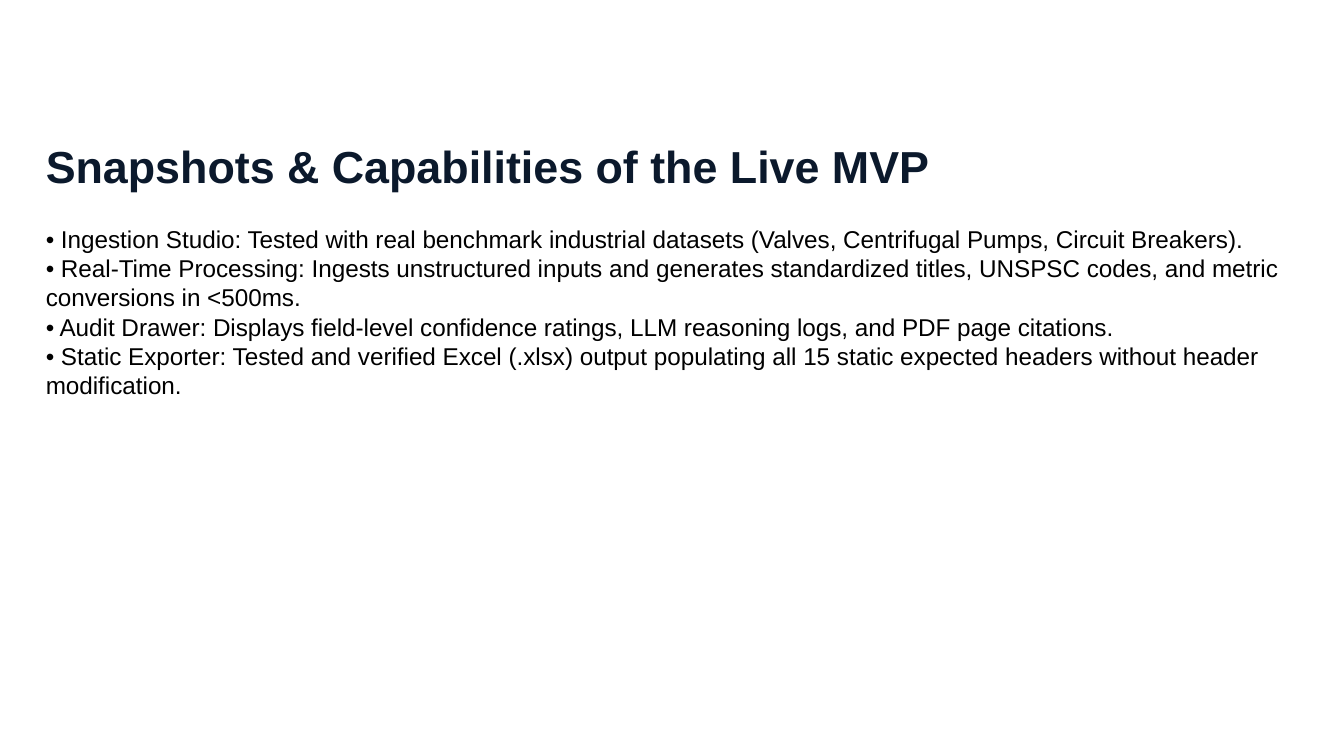
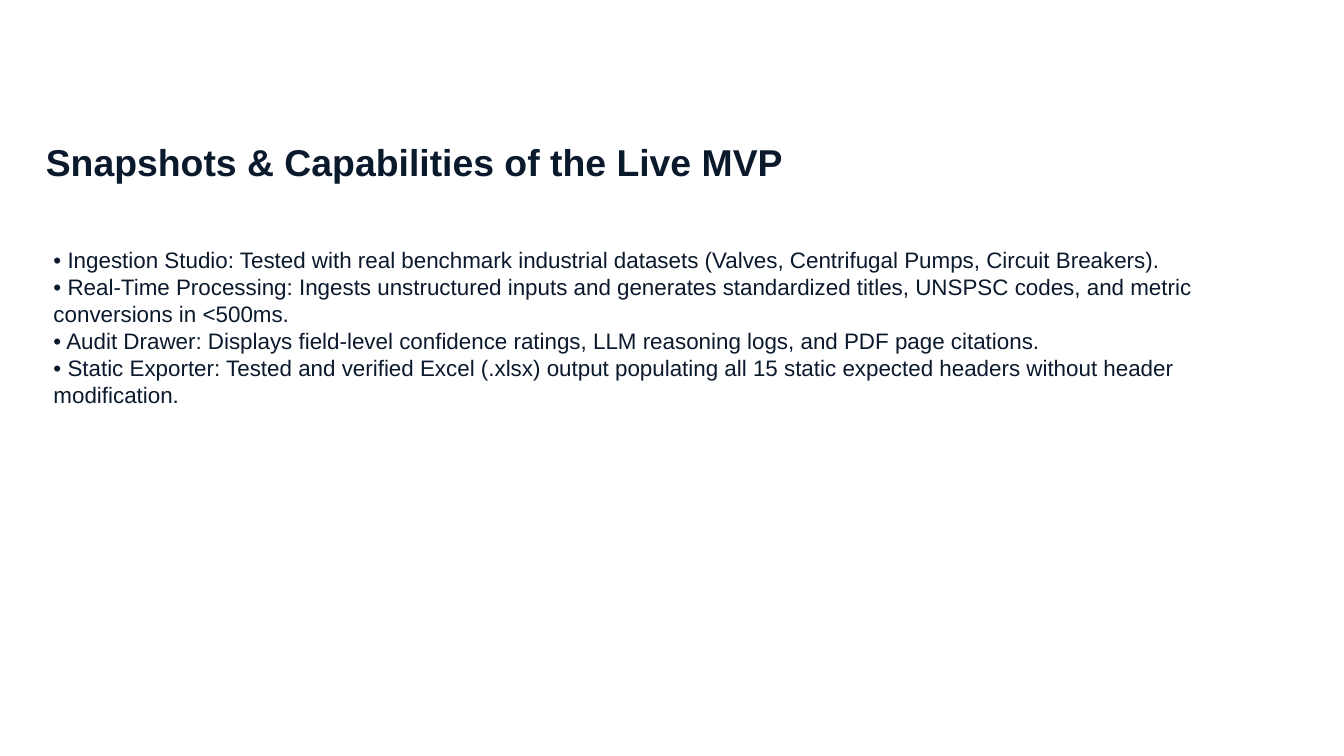
Before and after one commit to aksharsakhi/ProductLens-AI, a slide deck: slide 12 of [EXT] UniHack-Protoype Template .pptx. Drawn at 1344x756 pixels with LibreOffice and Linux fonts; fonts in the diff are those of the drawing; background and template pictures are left out. Boxes give left, top, right and bottom in pixels: in the first picture for what was removed or moved away, otherwise in the second. Text is boxed around its words. In the diff, an @@ line names an element or a change of style, - is before the commit and + after.

Commit message:
fix: slide text overlapping and layout formatting

```diff
--- a/[EXT] UniHack-Protoype Template .pptx
+++ b/[EXT] UniHack-Protoype Template .pptx
@@ text "Snapshots & Capabilities of the ..." at (46,149,783,184): size 24 to 20 pt @@
@@ text at (46,230,1278,395): paragraphs removed @@
-• Ingestion Studio: Tested with real benchmark industrial datasets (Valves, Centrifugal Pumps, Circuit Breakers).
-• Real-Time Processing: Ingests unstructured inputs and generates standardized titles, UNSPSC codes, and metric conversions in <500ms.
-• Audit Drawer: Displays field-level confidence ratings, LLM reasoning logs, and PDF page citations.
-• Static Exporter: Tested and verified Excel (.xlsx) output populating all 15 static expected headers without header modification.
@@ text added at (53,251,1191,404), 12 pt, text #0B192C @@
+• Ingestion Studio: Tested with real benchmark industrial datasets (Valves, Centrifugal Pumps, Circuit Breakers).
+• Real-Time Processing: Ingests unstructured inputs and generates standardized titles, UNSPSC codes, and metric conversions in <500ms.
+• Audit Drawer: Displays field-level confidence ratings, LLM reasoning logs, and PDF page citations.
+• Static Exporter: Tested and verified Excel (.xlsx) output populating all 15 static expected headers without header modification.
```
Also in this commit, not shown: 13 other slides changed, 1 slide added, 1 slide removed, 2 other files.
